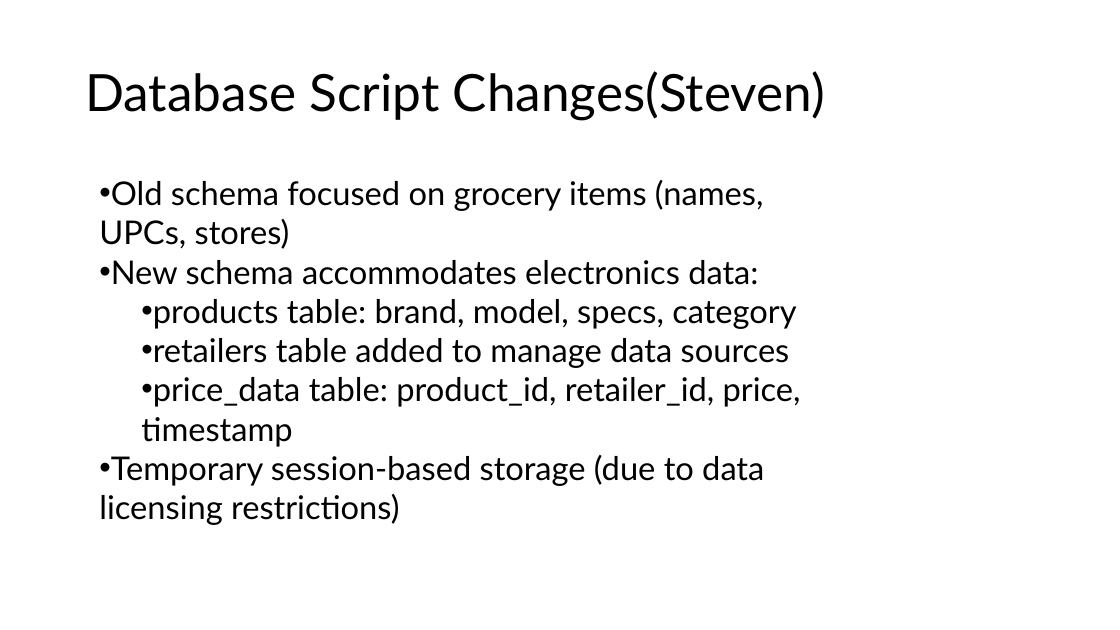
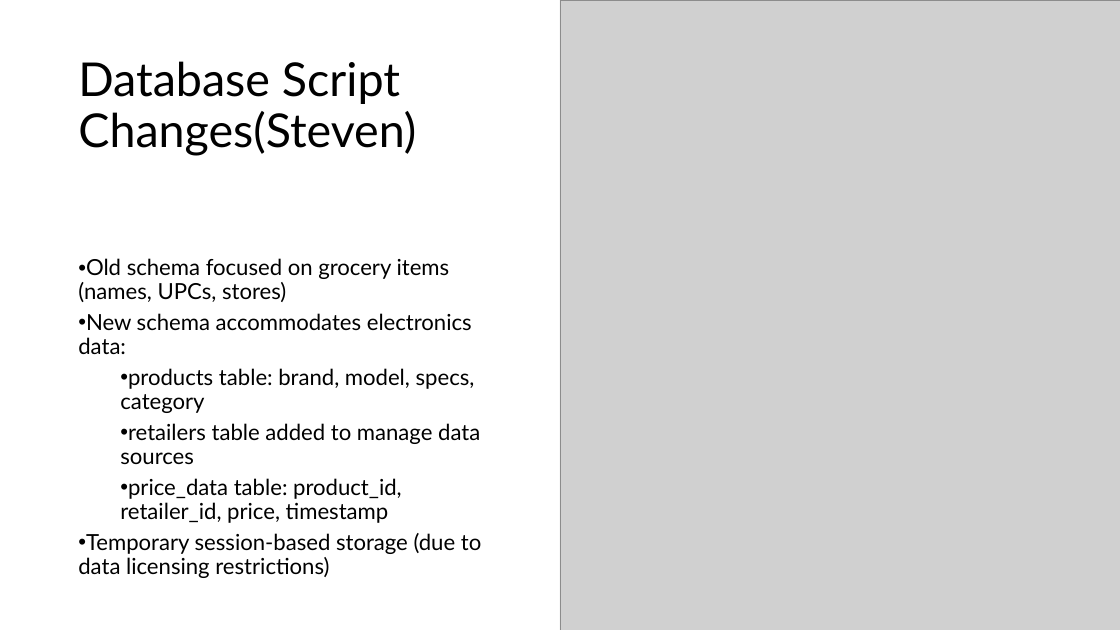
Before and after one commit to Jormungandr72/Cross-Website-Price-Checker, a slide deck: slide 5 of docs/phase_three_docs/Phase_Three_Presentation.pptx (slide 4 before the commit). Drawn at 1120x630 pixels with LibreOffice and Linux fonts; fonts in the diff are those of the drawing; grey boxes stand for pictures. Boxes give left, top, right and bottom in pixels: in the first picture for what was removed or moved away, otherwise in the second. Text is boxed around its words. In the diff, an @@ line names an element or a change of style, - is before the commit and + after.

Commit message:
styles slides, added my section text

```diff
--- a/docs/phase_three_docs/Phase_Three_Presentation.pptx
+++ b/docs/phase_three_docs/Phase_Three_Presentation.pptx
@@ rectangle added at <box>0,0,783,210</box>, fill #FFFFFF @@
@@ picture added at <box>560,0,1120,630</box> @@
@@ title "Database Script Changes(Steven)": place and size @@
-title "Database Script Changes(Steven)" at <box>85,71,825,120</box>
+title "Database Script Changes(Steven)" at <box>78,61,416,156</box>
@@ title "Database Script Changes(Steven)" at <box>78,61,416,156</box>: size 44 to 40 pt @@
@@ text "Old schema focused on grocery ...": place and size @@
-text "Old schema focused on grocery ..." at <box>99,180,801,525</box>
+text "Old schema focused on grocery ..." at <box>78,258,481,578</box>
@@ text "Old schema focused on grocery ..." at <box>78,258,481,578</box>: size 28 to 19 pt; line spacing 1 to 0.9; more space between paragraphs @@
```
Also in this commit, not shown: 8 other slides changed, 2 slides added, 1 slide removed.
